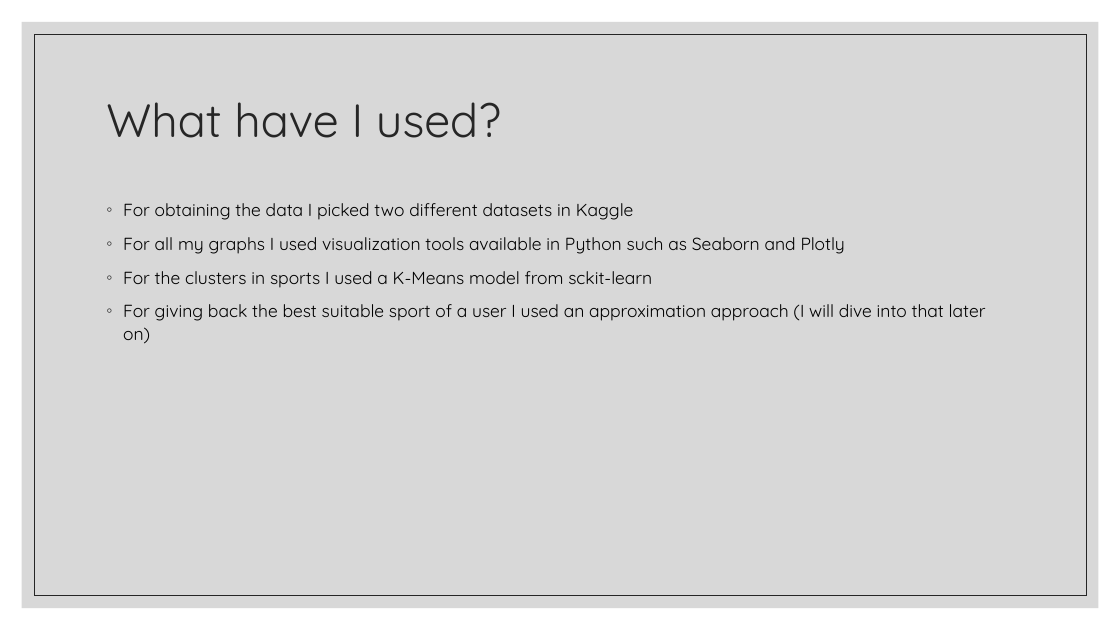
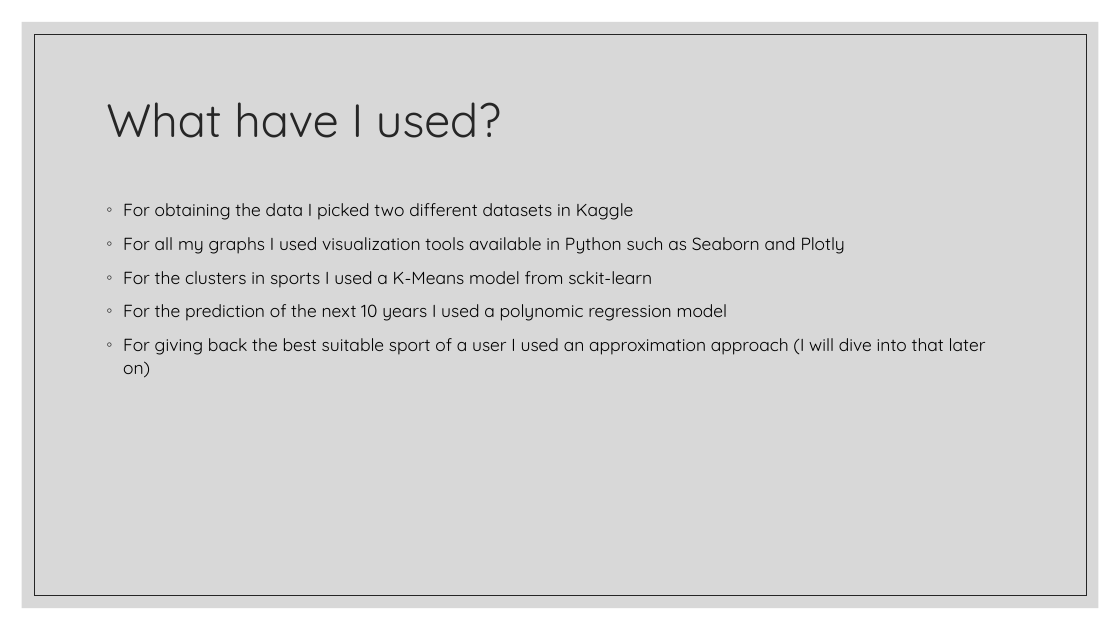
Before and after one commit to Jorge-Solana/Economical_Sports_Hisotry_and_Best_suitable_sport, a slide deck: slide 11 of Slide_Show/The Story of Sports.pptx (slide 7 before the commit). Drawn at 1120x630 pixels with LibreOffice and Linux fonts; fonts in the diff are those of the drawing. Boxes give left, top, right and bottom in pixels: in the first picture for what was removed or moved away, otherwise in the second. Text is boxed around its words. In the diff, an @@ line names an element or a change of style, - is before the commit and + after.

```diff
--- a/Slide_Show/The Story of Sports.pptx
+++ b/Slide_Show/The Story of Sports.pptx
@@ text at [123,304,728,321]: paragraph added @@
+◦ For the prediction of the next 10 years I used a polynomic regression model
```
Also in this commit, not shown: 1 other slide changed, 4 slides added.
